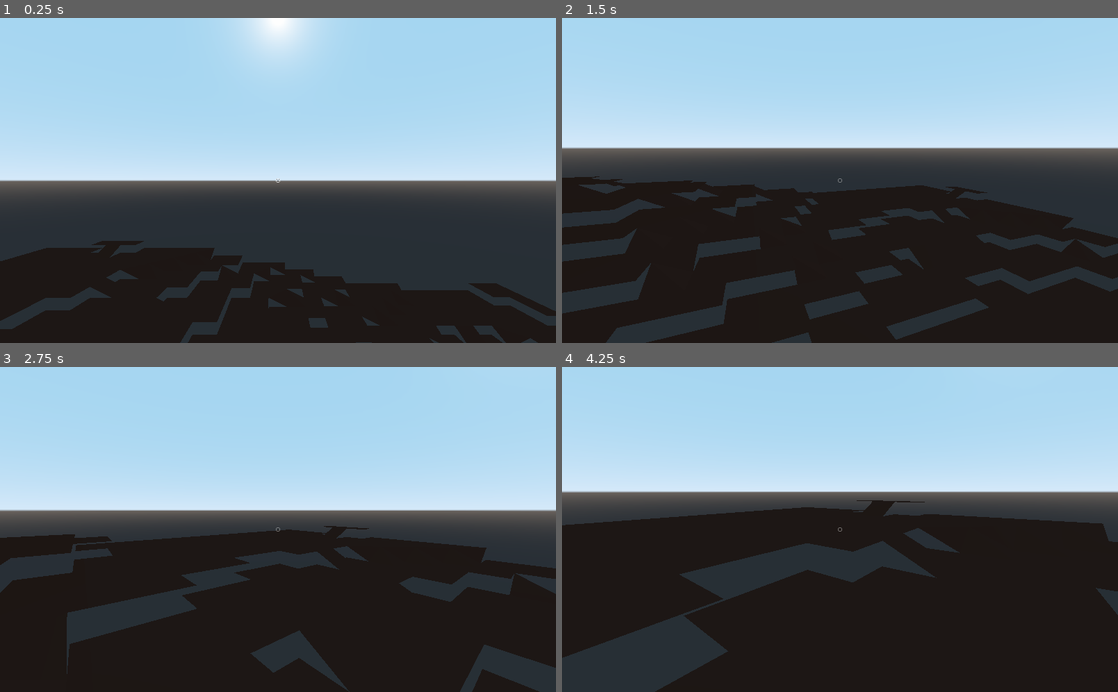
Above: before the commit, frames 1-4 (two rows, left to right).
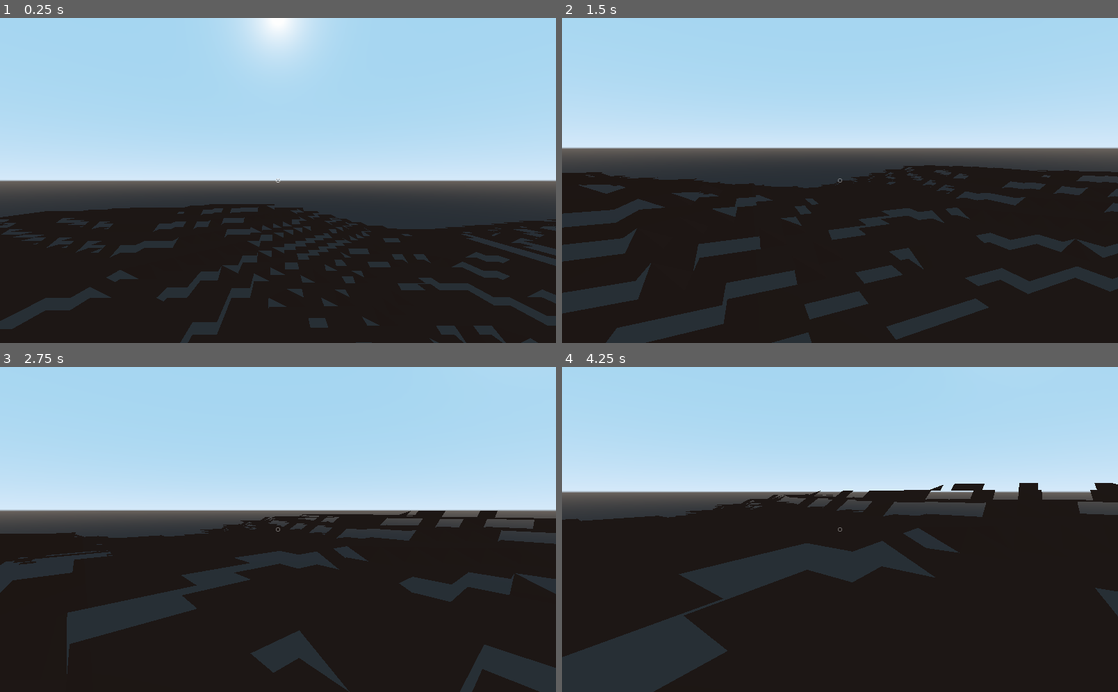
Above: after the commit, the same moments.

Repository: ihave13digits/AutomatonUprising
Game: Godot game, scene res://scene/Main.tscn
The game is run twice, just before and just after one commit, with the same random seed, the same clock (stepped at 60 frames per second) and the same inputs.
Inputs (mouse positions are in pixels of both pictures, inside the frame that each line leads up to):
- Up to frame 1 (0.25 s): no input
- Up to frame 2 (1.5 s): tap Enter at 0.5 s; move the mouse to (962, 164) at 0.52 s; hold D (move_right) 0.53-1.28 s; hold Right mouse button (create) 0.53-1.28 s; click (962, 164) at 0.67 s; tap Space (jump) at 0.77 s; move the mouse to (812, 180) at 1.27 s; hold W (move_forward) from 1.28 s (still down); click (812, 180) at 1.35 s
- Up to frame 3 (2.75 s): keep holding W (move_forward); tap Space (jump) at 1.52 s; move the mouse to (289, 523) at 2.02 s; hold Shift (jog) from 2.03 s (still down)
- Up to frame 4 (4.25 s): keep holding W (move_forward); move the mouse to (834, 536) at 2.77 s; release Shift (jog) at 2.78 s; tap Ctrl (run) at 2.85 s; tap Space (jump) at 3.02, 3.77 s; move the mouse to (878, 532) at 3.52 s; hold Right mouse button (create) from 3.53 s (still down)

The runs differ from the first frame. In frame 1, 13% of the frame differs, in the area x 0-100%, y 57-91%; in frame 2, 4.8%; in frame 3, 4.1%; in frame 4, 3.7%.

Commit message:
updated core

Diff:
--- a/data/Data.gd
+++ b/data/Data.gd
@@ -845,7 +845,7 @@
 
 
 		"physics" : {
-			"world_size" : 2,
+			"world_size" : 4,
 			"chunk_size" : 8,
 			"tile_size" : 2,
 
--- a/scene/World.gd
+++ b/scene/World.gd
@@ -12,98 +12,11 @@
 var data = {}
 
 var mask = {
-		'tilecave' : {
-			'00' : [-1, 0, 0, 0, 0, 0,-1,-1 ],
-			'01' : [-1, 1, 0, 0, 0, 0,-1,-1 ],
-			'02' : [-1, 0, 1, 0, 0, 0,-1,-1 ],
-			'03' : [-1, 0, 0, 1, 0, 0,-1,-1 ],
-			'04' : [-1, 0, 0, 0, 1, 0,-1,-1 ],
-			'05' : [-1, 0, 0, 0, 0, 1,-1,-1 ],
-			'06' : [-1, 1, 1, 0, 0, 0,-1,-1 ],
-			'07' : [-1, 1, 0, 1, 0, 0,-1,-1 ],
-			'08' : [-1, 1, 0, 0, 1, 0,-1,-1 ],
-			'09' : [-1, 1, 0, 0, 0, 1,-1,-1 ],
-			'10' : [-1, 0, 1, 1, 0, 0,-1,-1 ],
-			'11' : [-1, 0, 1, 0, 1, 0,-1,-1 ],
-			'12' : [-1, 0, 1, 0, 0, 1,-1,-1 ],
-			'13' : [-1, 0, 0, 1, 1, 0,-1,-1 ],
-			'14' : [-1, 0, 0, 1, 0, 1,-1,-1 ],
-			'15' : [-1, 0, 0, 0, 1, 1,-1,-1 ],
-			'16' : [-1, 1, 1, 1, 0, 0,-1,-1 ],
-			'17' : [-1, 1, 1, 0, 1, 0,-1,-1 ],
-			'18' : [-1, 1, 1, 0, 0, 1,-1,-1 ],
-			'19' : [-1, 1, 0, 1, 1, 0,-1,-1 ],
-			'20' : [-1, 1, 0, 1, 0, 1,-1,-1 ],
-			'21' : [-1, 0, 1, 1, 1, 0,-1,-1 ],
-			'22' : [-1, 0, 1, 1, 0, 1,-1,-1 ],
-			'23' : [-1, 0, 0, 1, 1, 1,-1,-1 ],
-			'24' : [-1, 1, 1, 1, 1, 0,-1,-1 ],
-			'25' : [-1, 0, 1, 1, 1, 1,-1,-1 ],
-			'26' : [-1, 1, 1, 1, 1, 1,-1,-1 ],
-			},
-		'tileside' : {
-			'00' : [ 0, 1, 1, 1, 0, 0, 0, 0 ],
-			'01' : [ 0, 1, 1, 1,-1, 0, 0, 0 ],
-			'02' : [ 0, 1, 1, 1, 0,-1, 0, 0 ],
-			'03' : [ 0, 1, 1, 1, 0, 0,-1, 0 ],
-			'04' : [ 0, 1, 1, 1, 0, 0, 0,-1 ],
-			'05' : [-1, 1, 1, 1, 0, 0, 0, 0 ],
-			'06' : [ 0, 1, 1, 1,-1,-1, 0, 0 ],
-			'07' : [ 0, 1, 1, 1,-1, 0,-1, 0 ],
-			'08' : [ 0, 1, 1, 1,-1, 0, 0,-1 ],
-			'09' : [-1, 1, 1, 1,-1, 0, 0, 0 ],
-			'10' : [ 0, 1, 1, 1, 0,-1,-1, 0 ],
-			'11' : [ 0, 1, 1, 1, 0,-1, 0,-1 ],
-			'12' : [-1, 1, 1, 1, 0,-1, 0, 0 ],
-			'13' : [ 0, 1, 1, 1, 0, 0,-1,-1 ],
-			'14' : [-1, 1, 1, 1, 0, 0,-1, 0 ],
-			'15' : [-1, 1, 1, 1, 0, 0, 0,-1 ],
-			'16' : [ 0, 1, 1, 1,-1,-1,-1, 0 ],
-			'17' : [ 0, 1, 1, 1,-1,-1, 0,-1 ],
-			'18' : [-1, 1, 1, 1,-1,-1, 0, 0 ],
-			'19' : [ 0, 1, 1, 1,-1, 0,-1,-1 ],
-			'20' : [-1, 1, 1, 1,-1, 0,-1, 0 ],
-			'21' : [-1, 1, 1, 1,-1, 0, 0,-1 ],
-			'22' : [ 0, 1, 1, 1, 0,-1,-1,-1 ],
-			'23' : [-1, 1, 1, 1, 0,-1,-1, 0 ],
-			'24' : [ 0, 1, 1, 1,-1,-1,-1,-1 ],
-			'25' : [-1, 1, 1, 1, 0,-1,-1,-1 ],
-			'26' : [-1, 1, 1, 1,-1,-1,-1,-1 ],
-			},
-		'tilevert' : {
-			'00' : [-1, 0, 1, 1, 1, 0,-1,-1 ],
-			'01' : [-1, 0, 1, 2, 1, 0,-1,-1 ],
-			'02' : [-1, 0, 1, 1, 1, 0,-1,-2 ],
-			},
-		'tilevex' : {
-			'00' : [ 0, 0, 1, 1, 1, 0, 0, 0 ],
-			'01' : [ 0, 0, 1, 1, 1,-1, 0, 0 ],
-			'02' : [ 0, 0, 1, 1, 1, 0,-1, 0 ],
-			'03' : [ 0, 0, 1, 1, 1, 0, 0,-1 ],
-			'04' : [-1, 0, 1, 1, 1, 0, 0, 0 ],
-			'05' : [ 0,-1, 1, 1, 1, 0, 0, 0 ],
-			'06' : [ 0, 0, 1, 1, 1,-1,-1, 0 ],
-			'07' : [ 0, 0, 1, 1, 1,-1, 0,-1 ],
-			'08' : [ 0, 0, 1, 1, 1,-1, 0, 0 ],
-			'09' : [-1, 0, 1, 1, 1, 0, 0, 0 ],
-			'10' : [ 0,-1, 1, 1, 1,-1, 0, 0 ],
-			'11' : [ 0, 0, 1, 1, 1, 0,-1,-1 ],
-			'12' : [-1, 0, 1, 1, 1, 0,-1, 0 ],
-			'13' : [ 0,-1, 1, 1, 1, 0,-1, 0 ],
-			'14' : [-1, 0, 1, 1, 1, 0, 0,-1 ],
-			'15' : [ 0,-1, 1, 1, 1, 0, 0,-1 ],
-			'16' : [-1,-1, 1, 1, 1, 0, 0, 0 ],
-			'17' : [ 0, 0, 1, 1, 1,-1,-1,-1 ],
-			'18' : [-1, 0, 1, 1, 1,-1,-1, 0 ],
-			'19' : [ 0,-1, 1, 1, 1,-1,-1, 0 ],
-			'20' : [-1, 0, 1, 1, 1,-1, 0,-1 ],
-			'21' : [ 0,-1, 1, 1, 1,-1, 0,-1 ],
-			'22' : [-1,-1, 1, 1, 1,-1, 0,-1 ],
-			'23' : [-1,-1, 1, 1, 1, 0, 0, 0 ],
-			'24' : [-1, 0, 1, 1, 1,-1,-1,-1 ],
-			'25' : [-1,-1, 1, 1, 1, 0,-1,-1 ],
-			'26' : [-1,-1, 1, 1, 1,-1,-1,-1 ],
-			},
+	'tilecave' : [-1, 0, 0, 0, 0, 0,-1,-1 ],
+	'tileflat' : [ 0, 0, 0, 0, 0, 0, 0, 0 ],
+	'tileside' : [ 0, 1, 1, 1, 0, 0, 0, 0 ],
+	'tilevert' : [-1, 0, 1, 1, 1, 0,-1,-1 ],
+	'tilevex' : [ 0, 0, 1, 1, 1, 0, 0, 0 ]
 	}
 
 func _ready():
@@ -152,12 +65,19 @@
 	var rot = Vector3(0, 0, 0)
 
 	for t in mask:
-		for c in mask[t]:
-			for i in range(4):
-				var to_check = rotate_mask(mask[t][c], i)
-				if nbrs == to_check:
-					tile = t
-					rot.y = (i * 90) + 90
+		for i in range(4):
+			var to_check = rotate_mask(mask[t], i)
+			if (
+			to_check[0] == nbrs[0] and
+			to_check[1] == nbrs[1] and
+			to_check[2] == nbrs[2] and
+			to_check[3] == nbrs[3] and
+			to_check[4] == nbrs[4] and
+			to_check[5] == nbrs[5] and
+			to_check[6] == nbrs[6] and
+			to_check[7] == nbrs[7]
+			):
+				tile = t; rot.y = (i * 90) + 90
 
 	spawn(tile, Vector3(x*tile_size, Y, z*tile_size), rot)
 
@@ -167,7 +87,8 @@
 	for _i in range(rot*2):
 		new_nbrs.append(new_nbrs[0])
 		new_nbrs.remove(0)
-	return '%s %s %s %s %s %s %s %s' % new_nbrs
+	#return '%s %s %s %s %s %s %s %s' % new_nbrs
+	return new_nbrs
 
 func get_neighbors(x, z):
 	var Y = get_height(x, z)
@@ -189,8 +110,8 @@
 	if !se: se=0; else: se-=Y
 	if !sw: sw=0; else: sw-=Y
 
-	#return "%s %s %s %s %s %s %s %s" % [nw,n,ne,e,se,s,sw,w]
-	return "%s %s %s %s %s %s %s %s" % [w,sw,s,se,e,ne,n,nw]
+	#return "%s %s %s %s %s %s %s %s" % [w,sw,s,se,e,ne,n,nw]
+	return [w,sw,s,se,e,ne,n,nw]
 
 func get_height(x, z):
 	if '%s-%s' % [x, z] in data:
